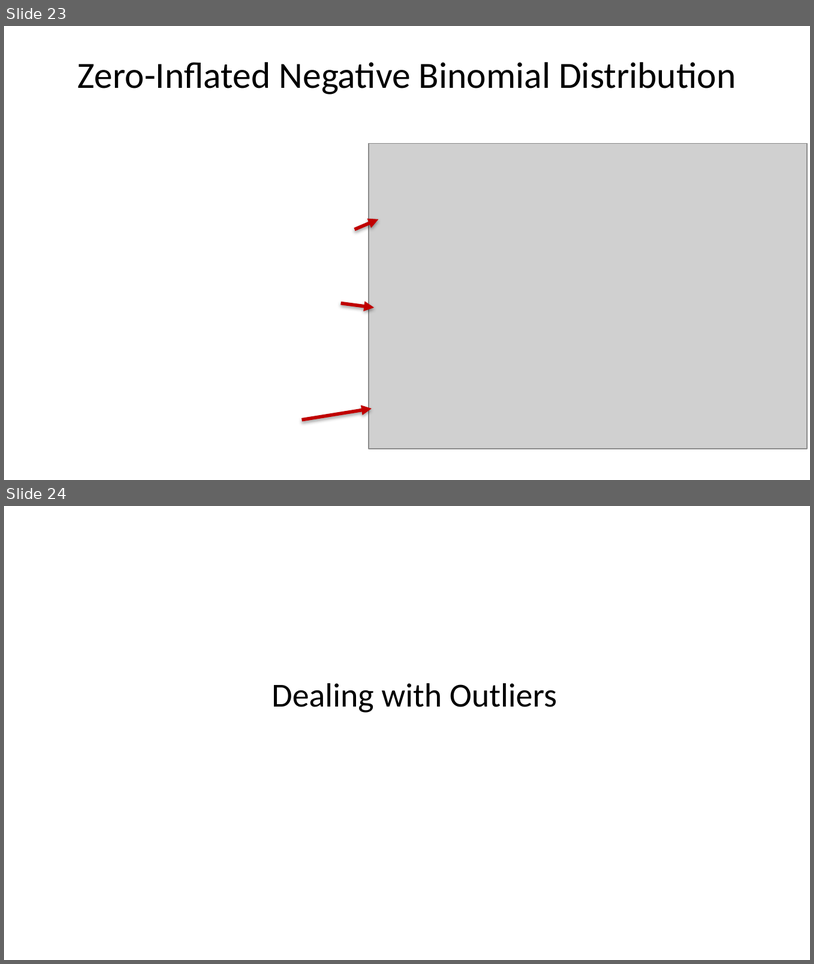
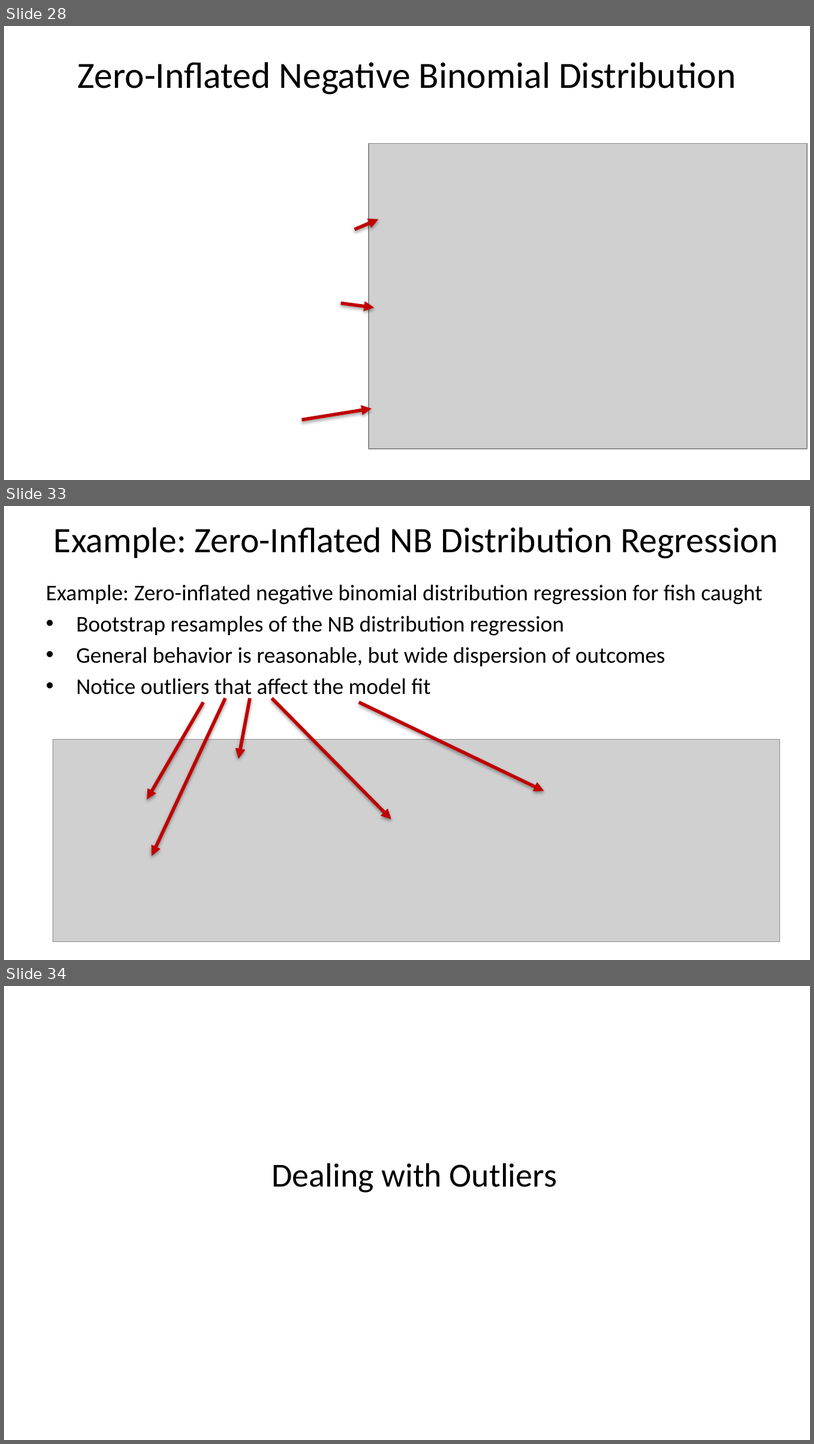
Before and after one commit to StephenElston/CSCI-E-83, a slide deck: LectureSlides/10b_ModelsFor OutliersAndOverdispersion.pptx. Shown one above the other, each under a label of ours: slides 23 and 24 before the commit, slides 28, 33 and 34 after it; the slides between them are not shown. The pictures are 814x964 and 814x1444 pixels, drawn with LibreOffice and Linux fonts; fonts in the diff are those of the drawing; grey boxes stand for pictures. Boxes give left, top, right and bottom in pixels: in the first picture for what was removed or moved away, otherwise in the second. Text is boxed around its words. In the diff, an @@ line names an element or a change of style, - is before the commit and + after.

Commit message:
Added additional examples to slide deck

```diff
--- a/LectureSlides/10b_ModelsFor OutliersAndOverdispersion.pptx
+++ b/LectureSlides/10b_ModelsFor OutliersAndOverdispersion.pptx
@@ slide 33 added at box(4, 506, 810, 960), background #FFFFFF @@
@@ title added at box(54, 527, 778, 559), 32 pt, text #000000 @@
+Example: Zero-Inflated NB Distribution Regression
@@ text added at box(46, 585, 762, 700), 20 pt, text #000000 @@
+Example: Zero-inflated negative binomial distribution regression for fish caught
+• Bootstrap resamples of the NB distribution regression
+• General behavior is reasonable, but wide dispersion of outcomes
+• Notice outliers that affect the model fit
@@ arrow added from (203, 702) to (147, 799), #C00000 3 pt @@
@@ arrow added from (226, 698) to (152, 856), #C00000 3 pt @@
@@ arrow added from (250, 698) to (239, 759), #C00000 3 pt @@
@@ arrow added from (272, 698) to (391, 819), #C00000 3 pt @@
@@ arrow added from (359, 702) to (544, 790), #C00000 3 pt @@
@@ picture added at box(53, 739, 780, 942) @@
@@ what was slide 23 is now slide 28 @@
@@ what was slide 24 is now slide 34 @@
```
Also in this commit, not shown: 1 slide changed, 11 other slides added, 2 slides removed.
